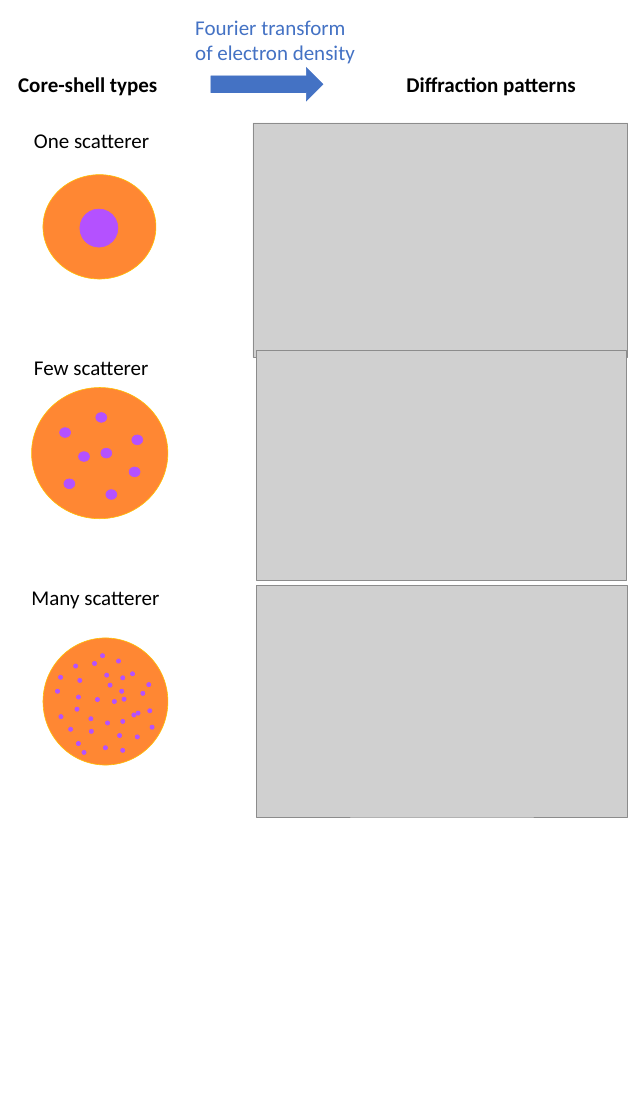
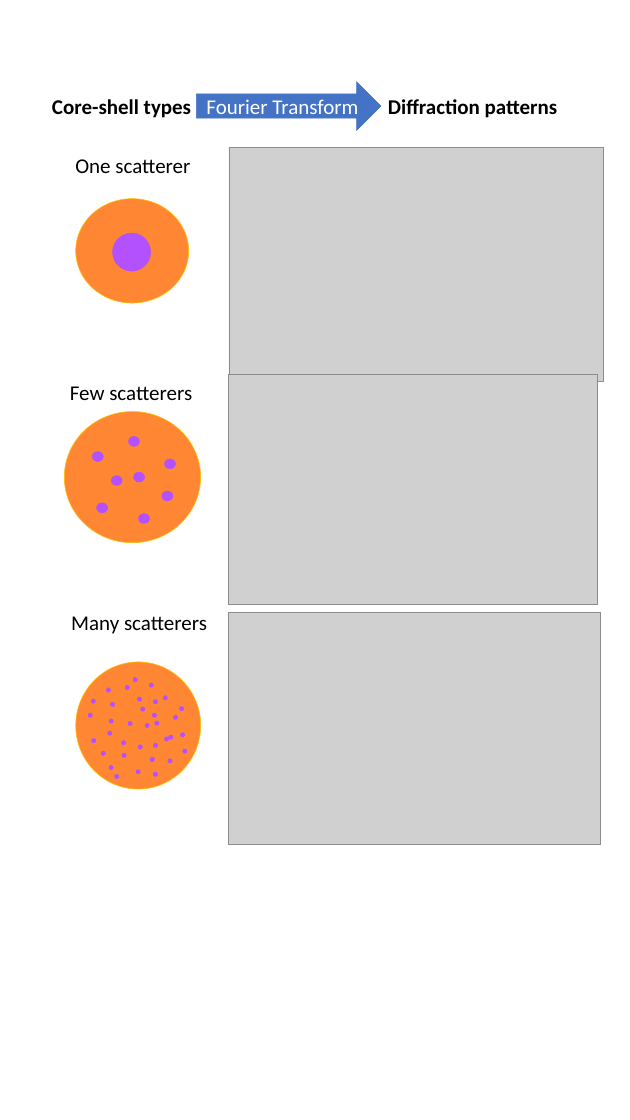
Before and after one commit to Maderthaner/Thesis, a slide deck: slide 1 of images/results/plum-pudding.pptx. Drawn at 630x1120 pixels with LibreOffice and Linux fonts; fonts in the diff are those of the drawing; grey boxes stand for pictures. Boxes give left, top, right and bottom in pixels: in the first picture for what was removed or moved away, otherwise in the second. Text is boxed around its words. In the diff, an @@ line names an element or a change of style, - is before the commit and + after.

```diff
--- a/images/results/plum-pudding.pptx
+++ b/images/results/plum-pudding.pptx
@@ text removed at box(195, 20, 355, 64) @@
-Fourier transform
-of electron density
@@ right arrow "Fourier Transform": place and size @@
-right arrow "Fourier Transform" at box(211, 68, 323, 101)
+right arrow "Fourier Transform" at box(197, 81, 381, 130)
@@ text "Core-shell types": place and size @@
-text "Core-shell types" at box(18, 77, 157, 96)
+text "Core-shell types" at box(52, 99, 191, 118)
@@ text in right arrow at box(206, 99, 358, 120): text added @@
+Fourier Transform
@@ text "Diffraction patterns": place and size @@
-text "Diffraction patterns" at box(406, 77, 576, 96)
+text "Diffraction patterns" at box(388, 99, 558, 118)
@@ text "One scatterer": place and size @@
-text "One scatterer" at box(34, 134, 149, 148)
+text "One scatterer" at box(75, 159, 190, 173)
@@ picture: place and size @@
-picture at box(253, 123, 627, 357)
+picture at box(229, 147, 604, 381)
@@ text at box(70, 386, 192, 400): text changed @@
-Few scatterer
+Few scatterers
@@ picture: place and size @@
-picture at box(257, 350, 627, 580)
+picture at box(229, 374, 597, 604)
@@ text at box(71, 616, 207, 634): text changed @@
-Many scatterer
+Many scatterers
@@ picture: place and size @@
-picture at box(257, 586, 627, 817)
+picture at box(229, 612, 601, 845)
@@ 40 ellipses: place and size @@
-40 ellipses at box(32, 175, 168, 765)
+40 ellipses at box(65, 199, 201, 789)
@@ 7 ellipses: place and size @@
-7 ellipses at box(60, 428, 155, 754)
+7 ellipses at box(92, 452, 186, 779)
```
Also in this commit, not shown: 18 other files.
